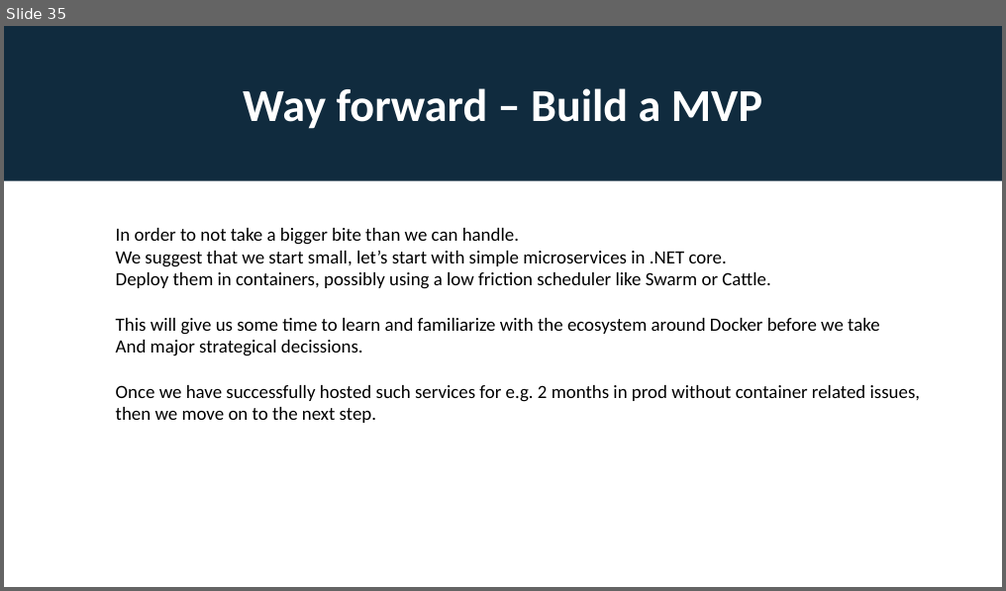
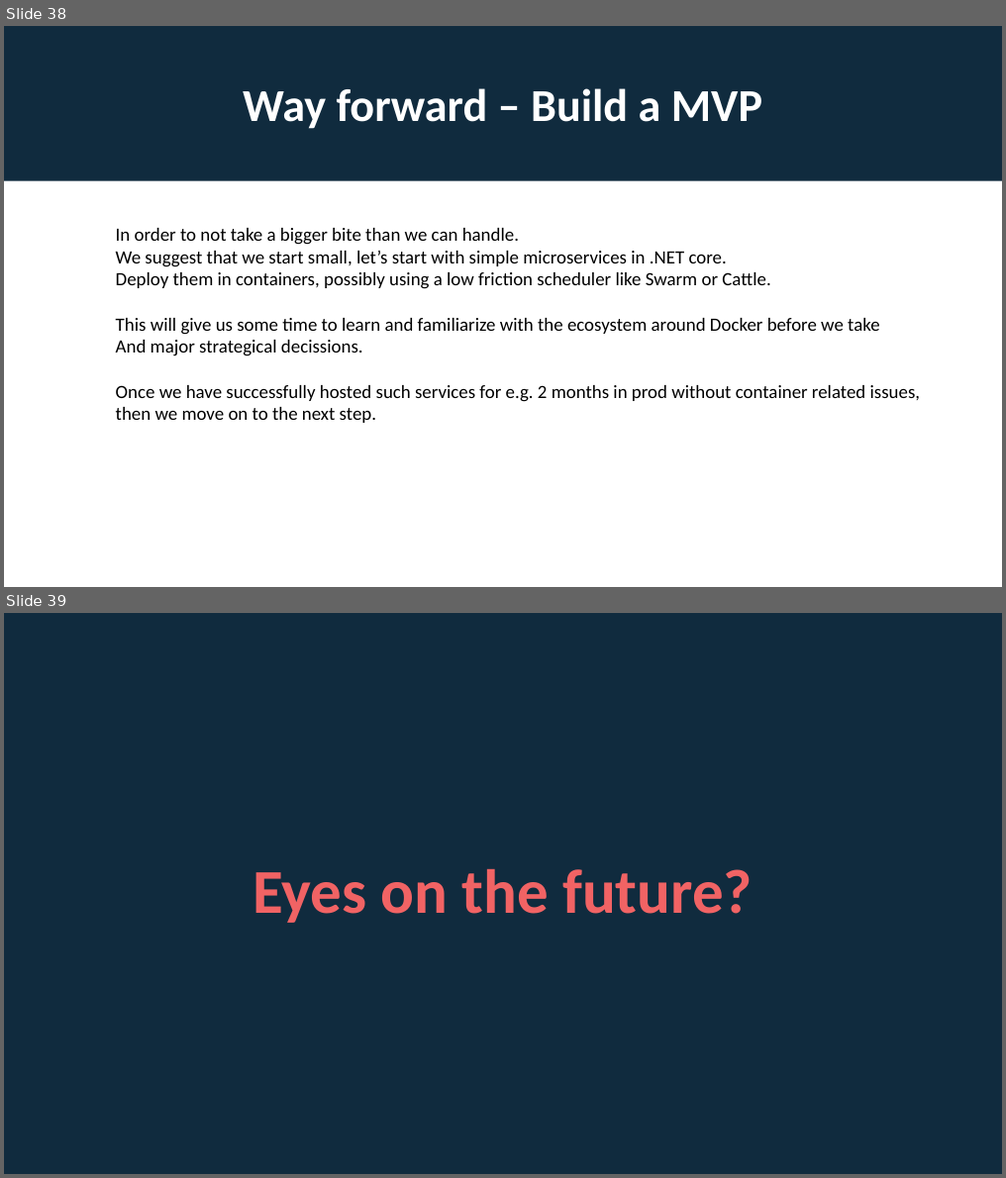
Before and after one commit to rogeralsing/Presentations, a slide deck: Docker/docker.pptx. Shown one above the other, each under a label of ours: slide 35 before the commit, slides 38 and 39 after it. The pictures are 1006x591 and 1006x1178 pixels, drawn with LibreOffice and Linux fonts; fonts in the diff are those of the drawing. Boxes give left, top, right and bottom in pixels: in the first picture for what was removed or moved away, otherwise in the second. Text is boxed around its words. In the diff, an @@ line names an element or a change of style, - is before the commit and + after.

```diff
--- a/Docker/docker.pptx
+++ b/Docker/docker.pptx
@@ slide 39 added at [4,613,1002,1174], background #102B3E @@
@@ title added at [253,868,752,923], 60 pt, text #F16364, bold @@
+Eyes on the future?
@@ what was slide 35 is now slide 38 @@
```
Also in this commit, not shown: 2 slides changed, 4 other slides added.
